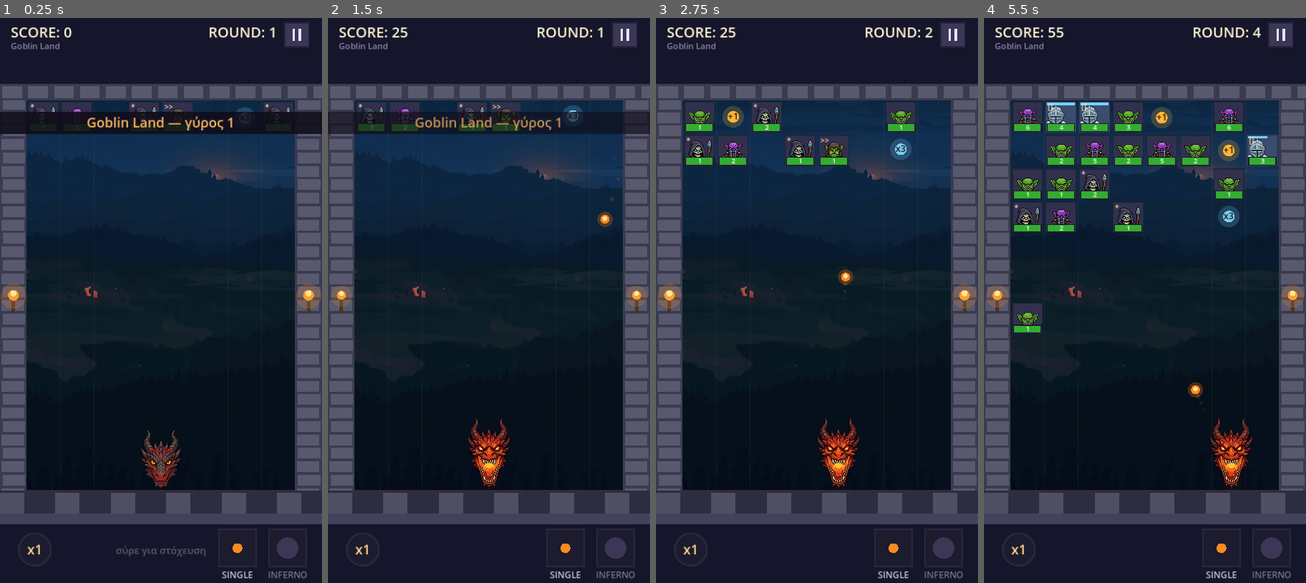
Above: before the commit, frames 1-4 (left to right).
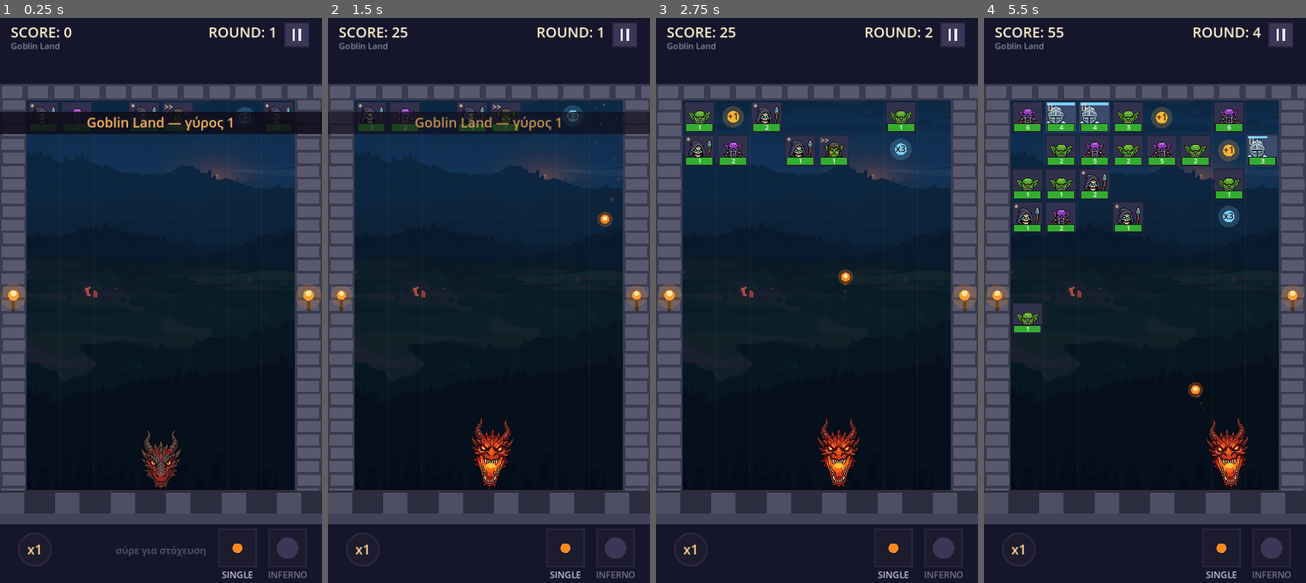
Above: after the commit, the same moments.

Repository: 40panos/-dragon
Game: Godot game, scene res://scenes/main.tscn
The game is run twice, just before and just after one commit, with the same random seed, the same clock (stepped at 60 frames per second) and the same inputs.
Inputs (mouse positions are in pixels of both pictures, inside the frame that each line leads up to):
- Up to frame 1 (0.25 s): no input
- Up to frame 2 (1.5 s): move the mouse to (559, 272) at 0.52 s; click (559, 272) at 0.67 s; drag from (424, 328) to (572, 119) at 1.27 s
- Up to frame 3 (2.75 s): move the mouse to (849, 176) at 2.02 s; click (849, 176) at 2.17 s
- Up to frame 4 (5.5 s): drag from (1128, 413) to (1061, 119) at 2.77 s; move the mouse to (1241, 385) at 3.52 s; click (1241, 385) at 3.67 s; drag from (1048, 215) to (1096, 159) at 4.27 s; move the mouse to (1161, 300) at 5.02 s; click (1161, 300) at 5.17 s

The runs differ from the first frame. In frame 1, 0.3% of the frame differs, in the area x 43-57%, y 72-84%; in frame 2, 0.8%; in frame 3, 0.4%; in frame 4, 0.8%, in the area x 69-84%, y 70-84%.

Commit message:
Make the dragon react instead of sitting still
Static state sprites read as lifeless because nothing responds to the player.
The head now turns toward the aim direction, breathes while idle, trembles
while you drag, and kicks back with a muzzle flash on every ball launched.

Sparks are drawn on their own layer above the enemies but inside Main, so
they travel with the screen shake that fires when a block or boss dies.

Co-Authored-By: Claude Opus 5 <noreply@anthropic.com>

Diff:
--- /dev/null
+++ b/scripts/fx.gd
@@ -0,0 +1,20 @@
+extends Node2D
+## Σπίθες και λάμψεις. Ζει σε ψηλό z_index ώστε να σχεδιάζεται πάνω από τους
+## εχθρούς, αλλά μέσα στο Main ώστε να ακολουθεί το screen shake.
+
+var m
+
+
+func _process(_delta: float) -> void:
+	queue_redraw()
+
+
+func _draw() -> void:
+	if m == null:
+		return
+	for s in m.sparks:
+		var f: float = clampf(s["life"] / s["max"], 0.0, 1.0)
+		var c: Color = s["c"]
+		# λαμπερός πυρήνας με απαλό φωτοστέφανο
+		draw_circle(s["p"], s["r"] * f * 2.2, Color(c.r, c.g, c.b, f * 0.18))
+		draw_circle(s["p"], s["r"] * f, Color(c.r, c.g, c.b, f))
--- a/scripts/main.gd
+++ b/scripts/main.gd
@@ -59,6 +59,13 @@
 var special_charge := 0.0
 var inferno_active := false
 
+# ---------------------------------------------------------------- ζωντάνια
+var sparks: Array = []
+var shake := 0.0
+var recoil := 0.0          # κλωτσιά όταν φεύγει μπάλα, σβήνει γρήγορα
+var tilt := 0.0            # στροφή κεφαλιού προς τη στόχευση, με εξομάλυνση
+var fx: Node2D
+
 var grid: BattleGrid
 var boss = null
 
@@ -94,8 +101,18 @@
 	_load_content()
 	save = SaveManager.load_data()
 	_build_walls()
+	_make_fx()
 	_make_hud()
 	_start()
+
+
+## Τα εφέ μπαίνουν σε ψηλό z_index, πάνω από τους εχθρούς.
+func _make_fx() -> void:
+	fx = Node2D.new()
+	fx.set_script(load("res://scripts/fx.gd"))
+	fx.z_index = 50
+	add_child(fx)
+	fx.m = self
 
 
 ## Το HUD μπαίνει σε CanvasLayer ώστε να μένει πάνω από εχθρούς και μπάλες.
@@ -226,6 +243,72 @@
 	banner_time = 2.6
 
 
+# ---------------------------------------------------------------- ζωντάνια
+
+const MAX_SPARKS := 240
+
+
+func add_sparks(pos: Vector2, count: int, col: Color, speed: float, size := 4.0) -> void:
+	if sparks.size() > MAX_SPARKS:
+		return
+	for i in count:
+		var a := randf() * TAU
+		var life := randf_range(0.16, 0.40)
+		sparks.append({
+			"p": pos,
+			"v": Vector2(cos(a), sin(a)) * randf_range(speed * 0.35, speed),
+			"life": life,
+			"max": life,
+			"c": col,
+			"r": randf_range(size * 0.5, size),
+		})
+
+
+func add_shake(amount: float) -> void:
+	shake = minf(shake + amount, 9.0)
+
+
+## Θέση στόματος, ακολουθώντας τη στροφή του κεφαλιού — από εκεί βγαίνει η φωτιά.
+func mouth_pos() -> Vector2:
+	var h := 60.0
+	if dragon:
+		var dt := dragon.sprite_for(phase, aiming)
+		if dt:
+			h = dragon.draw_width * float(dt.get_height()) / float(dt.get_width())
+	return Vector2(launch_x, floor_y) + Vector2(0, -h * 0.45).rotated(tilt)
+
+
+func _update_life(delta: float) -> void:
+	recoil = maxf(0.0, recoil - delta * 5.5)
+
+	# το κεφάλι στρέφεται προς εκεί που σημαδεύεις
+	var want := 0.0
+	if phase == "aim" and aiming:
+		want = clampf(aim_dir.x, -1.0, 1.0) * 0.30
+	elif phase == "shoot":
+		want = clampf(aim_dir.x, -1.0, 1.0) * 0.20
+	tilt = lerpf(tilt, want, clampf(delta * 9.0, 0.0, 1.0))
+
+	var drag := 1.0 - minf(delta * 5.0, 0.9)
+	var i := sparks.size() - 1
+	while i >= 0:
+		var s: Dictionary = sparks[i]
+		s["life"] -= delta
+		if s["life"] <= 0.0:
+			sparks.remove_at(i)
+		else:
+			s["p"] += s["v"] * delta
+			s["v"] *= drag
+			s["v"].y += 260.0 * delta
+		i -= 1
+
+	if shake > 0.01:
+		shake = maxf(0.0, shake - delta * 26.0)
+		position = Vector2(randf_range(-shake, shake), randf_range(-shake, shake))
+	elif position != Vector2.ZERO:
+		position = Vector2.ZERO
+
+
 # ---------------------------------------------------------------- πλέγμα
 
 func block_center(col: int, row: int, cw: int, ch: int) -> Vector2:
@@ -350,6 +433,7 @@
 func _on_ball_struck(block, ball) -> void:
 	if not is_instance_valid(block):
 		return
+	add_sparks(ball.position, 5, Color("ffd07a"), 190.0, 4.0)
 	var dealt := _hurt(block, ball.damage)
 	if aoe_mode:
 		for nb in grid.neighbors(block):
@@ -370,6 +454,8 @@
 	score += PTS_KILL if destroyed else PTS_HIT
 	if not destroyed:
 		return
+	add_sparks(block.position, 16, Color("ffb35c"), 280.0, 6.0)
+	add_shake(7.0 if block.is_boss else 2.5)
 	grid.erase(block)
 	if block == boss:
 		boss = null
@@ -520,6 +606,8 @@
 		banner_time = maxf(0.0, banner_time - delta)
 		if banner_time == 0.0:
 			banner = ""
+	if not paused:
+		_update_life(delta)
 	queue_redraw()
 	if paused or phase != "shoot":
 		return
@@ -556,6 +644,8 @@
 	b.struck.connect(_on_ball_struck)
 	live_balls += 1
 	balls_fired += 1
+	recoil = 1.0
+	add_sparks(mouth_pos(), 7, Color("ff9e2c"), 230.0, 5.0)
 
 
 func _ball_damage() -> float:
@@ -633,6 +723,7 @@
 
 func _game_over() -> void:
 	phase = "over"
+	add_shake(9.0)
 	paused = false
 	get_tree().paused = false
 	var dirty := false
@@ -729,12 +820,27 @@
 	if dt:
 		var w: float = dragon.draw_width
 		var h := w * float(dt.get_height()) / float(dt.get_width())
-		# ήπιο ανάσαιμα μόνο σε ηρεμία· τις καταστάσεις τις δείχνουν τα sprites
+
+		var bob := 0.0
 		var breathe := 1.0
 		if phase == "aim" and not aiming:
-			breathe = 1.0 + sin(t * 2.2) * 0.015
-		draw_texture_rect(dt, Rect2(base.x - w * 0.5, base.y - h * breathe, w, h * breathe),
-			false, dragon.tint)
+			bob = sin(t * 2.1) * 2.5                      # ήρεμη ανάσα
+			breathe = 1.0 + sin(t * 2.1) * 0.018
+		elif phase == "aim" and aiming:
+			bob = 3.0 + sin(t * 26.0) * 0.9               # τρέμουλο έντασης
+
+		# η κλωτσιά σπρώχνει το κεφάλι αντίθετα από τη βολή
+		var kick := -aim_dir * recoil * 9.0
+		var pivot := base + Vector2(0, bob) + kick
+
+		draw_set_transform(pivot, tilt, Vector2(1.0, breathe))
+		draw_texture_rect(dt, Rect2(-w * 0.5, -h, w, h), false, dragon.tint)
+		# λάμψη στο στόμα την ώρα που φεύγει η μπάλα
+		if recoil > 0.05:
+			var g := recoil
+			draw_circle(Vector2(0, -h * 0.45), 26.0 * g, Color(1.0, 0.62, 0.18, 0.30 * g))
+			draw_circle(Vector2(0, -h * 0.45), 12.0 * g, Color(1.0, 0.92, 0.70, 0.55 * g))
+		draw_set_transform(Vector2.ZERO, 0.0, Vector2.ONE)
 		return
 
 	var px := 7.0
